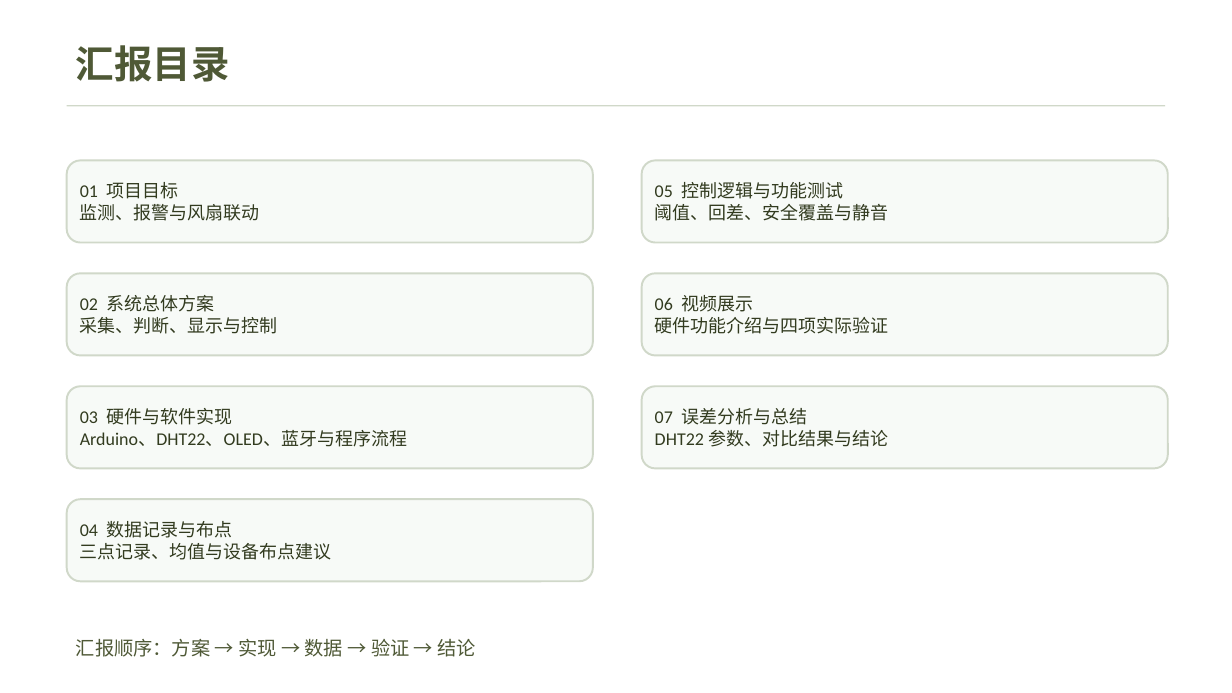
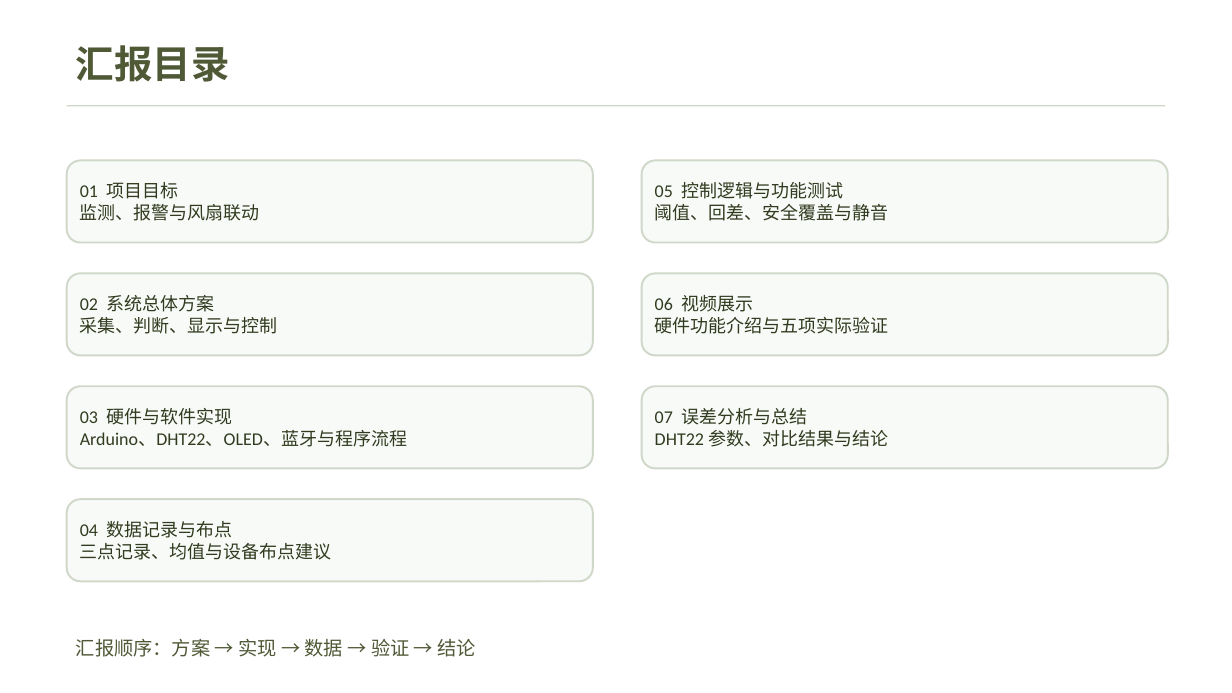
Before and after one commit to Ygreece/UNO_DHT22_OLED, a slide deck: slide 2 of docs/submission/室内大棚温湿度监测与风扇控制系统_答辩汇报_脱敏版.pptx. Drawn at 1232x693 pixels with LibreOffice and Linux fonts; fonts in the diff are those of the drawing. Boxes give left, top, right and bottom in pixels: in the first picture for what was removed or moved away, otherwise in the second. Text is boxed around its words. In the diff, an @@ line names an element or a change of style, - is before the commit and + after.

Commit message:
docs: 统一湿度不分时口径并补齐报告与PPT的功能验证说明
- 报告2.2/4.5节: 湿度阈值说明改为按灰霉病叶面自由水风险取全天统一限值，SET HUM 可修改

- 报告4.2节: 回差退出条件改为跟随当前湿度阈值(原硬编码65/75 %RH 与可调阈值不符)

- 报告5.1节: 补充校时与分时功能实测记录

- PPT(脱敏版)2/6/7/9/16页: 目录改为五项实际验证、报警逻辑改为当前时段阈值、数据记录表口径统一为4项实测通过

```diff
--- a/docs/submission/室内大棚温湿度监测与风扇控制系统_答辩汇报_脱敏版.pptx
+++ b/docs/submission/室内大棚温湿度监测与风扇控制系统_答辩汇报_脱敏版.pptx
@@ text in rounded rectangle at (655, 295, 889, 334): text changed @@
-06 视频展示
-硬件功能介绍与四项实际验证
+06 视频展示
+硬件功能介绍与五项实际验证
```
Also in this commit, not shown: 4 other slides changed, 1 other file.
